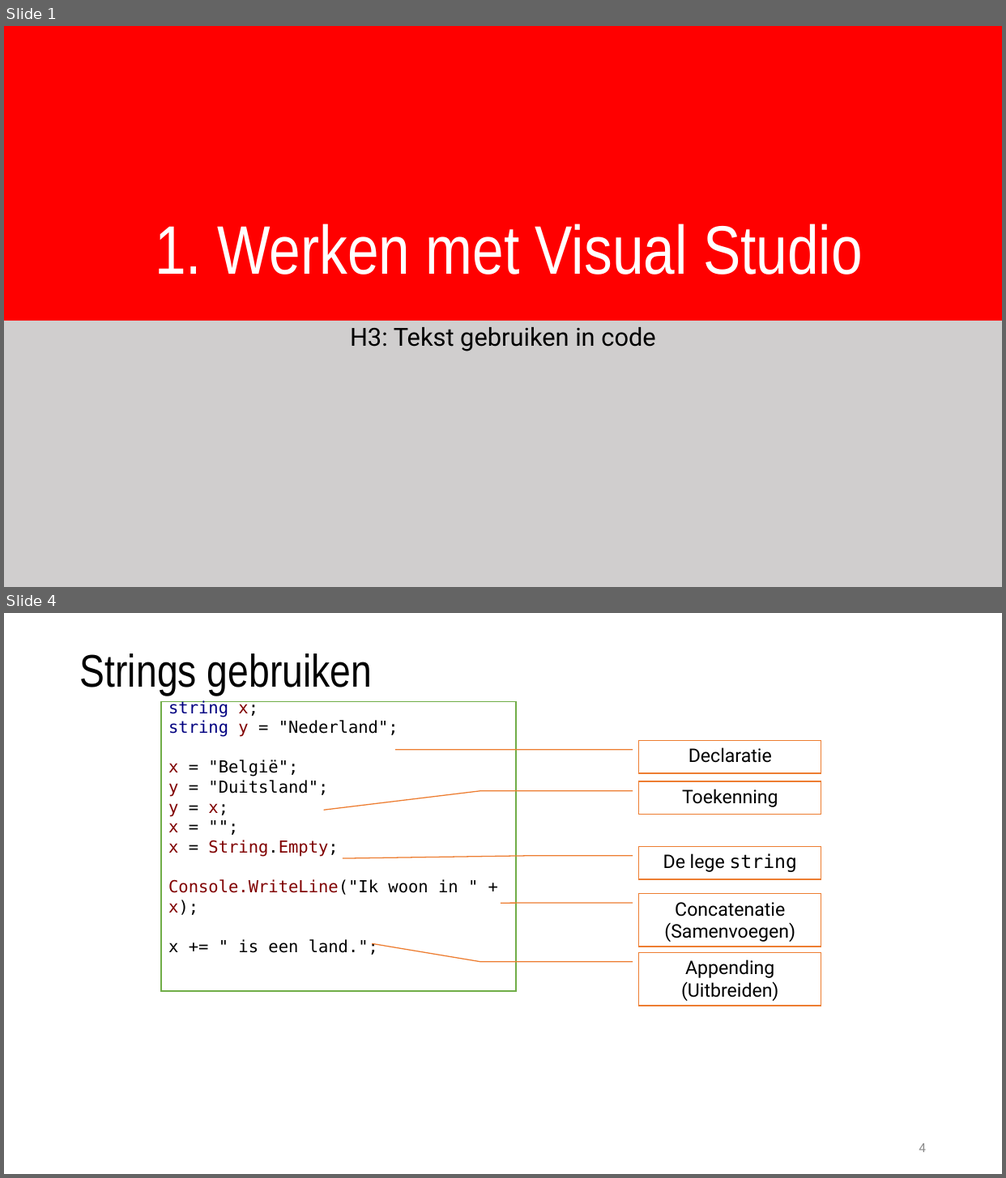
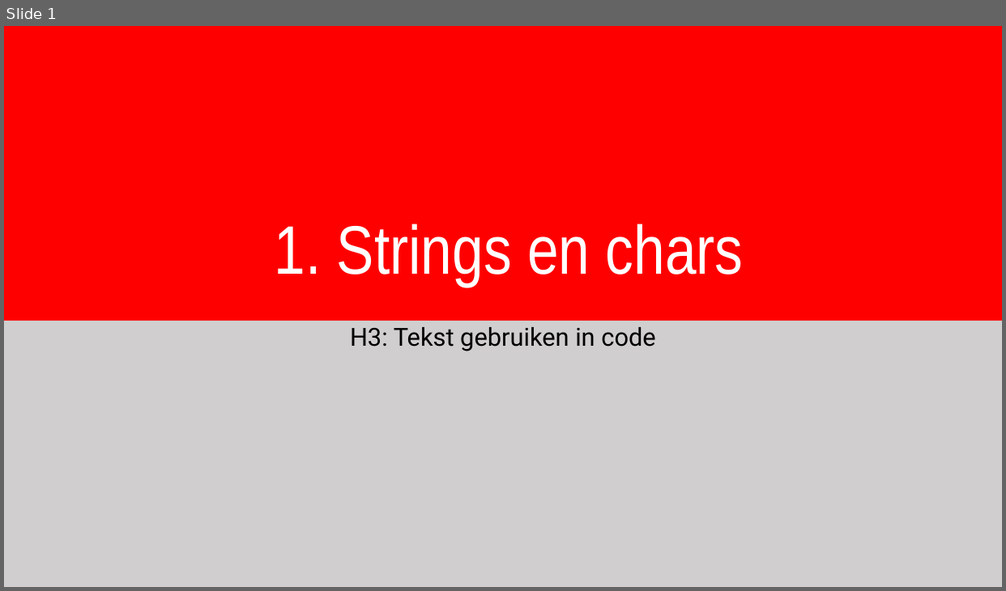
Before and after one commit to timdams/csharpbook, a slide deck: _SLIDES/2020/H3- Tekst in code gebruiken/H3_1_tekst.pptx. Shown one above the other, each under a label of ours: slides 1 and 4 before the commit, slide 1 after it; the slides between them are not shown. The pictures are 1006x1178 and 1006x591 pixels, drawn with LibreOffice and Linux fonts; fonts in the diff are those of the drawing; background and template pictures are left out. Boxes give left, top, right and bottom in pixels: in the first picture for what was removed or moved away, otherwise in the second. Text is boxed around its words. In the diff, an @@ line names an element or a change of style, - is before the commit and + after.

```diff
--- a/_SLIDES/2020/H3- Tekst in code gebruiken/H3_1_tekst.pptx
+++ b/_SLIDES/2020/H3- Tekst in code gebruiken/H3_1_tekst.pptx
@@ slide 4 removed at (4,613,1002,1174), background #FFFFFF @@
@@ title removed at (80,653,372,695) @@
-Strings gebruiken
@@ rectangle removed at (161,701,516,991) @@
-string x;
-string y = "Nederland";
-x = "België";
-y = "Duitsland";
-y = x;
-x = "";
-x = String.Empty;
-Console.WriteLine("Ik woon in " + x);
-x += " is een land.";
@@ border callout removed at (639,740,821,773) @@
-Declaratie
@@ border callout removed at (639,781,821,815) @@
-Toekenning
@@ border callout removed at (639,846,821,879) @@
-De lege string
@@ border callout removed at (639,894,821,947) @@
-Concatenatie (Samenvoegen)
@@ border callout removed at (639,953,821,1006) @@
-Appending (Uitbreiden)
@@ page number removed at (918,1144,926,1152) @@
-4
@@ slide 1 changed as well @@
@@ title at (275,224,744,286): text changed @@
-1. Werken met Visual Studio
+1. Strings en chars
```
Also in this commit, not shown: 5 other slides changed, 23 slides added, 12 other slides removed, 11 other files.
